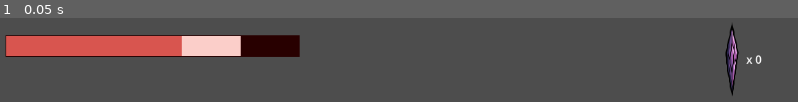
Above: before the commit, frame 1.
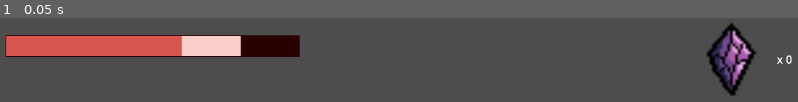
Above: after the commit, the same moment.

Repository: EstebanGonzalez20/Shattered-Echoes
Game: Godot game, scene res://Game/scenes/ui/hud/hud.tscn
Same seed, same stepped clock (60 frames per second), same inputs: the game is played once before the commit and once after it. The project has no main scene, so this scene is started directly.
Inputs:
- Up to frame 1 (0.05 s): no input

The runs differ from the first frame. In frame 1, 3.0% of the frame differs, in the area x 88-100%, y 5-93%.

Commit message:
fix: Arregla escalado de imagen de currency_counter.tscn

Diff:
--- a/Game/scenes/ui/hud/currency_counter.tscn
+++ b/Game/scenes/ui/hud/currency_counter.tscn
@@ -15,6 +15,7 @@
 [node name="Icon" type="TextureRect" parent="." unique_id=823626622]
 layout_mode = 2
 texture = ExtResource("1_rmaq2")
+expand_mode = 3
 
 [node name="Amount" type="Label" parent="." unique_id=277461080]
 layout_mode = 2
